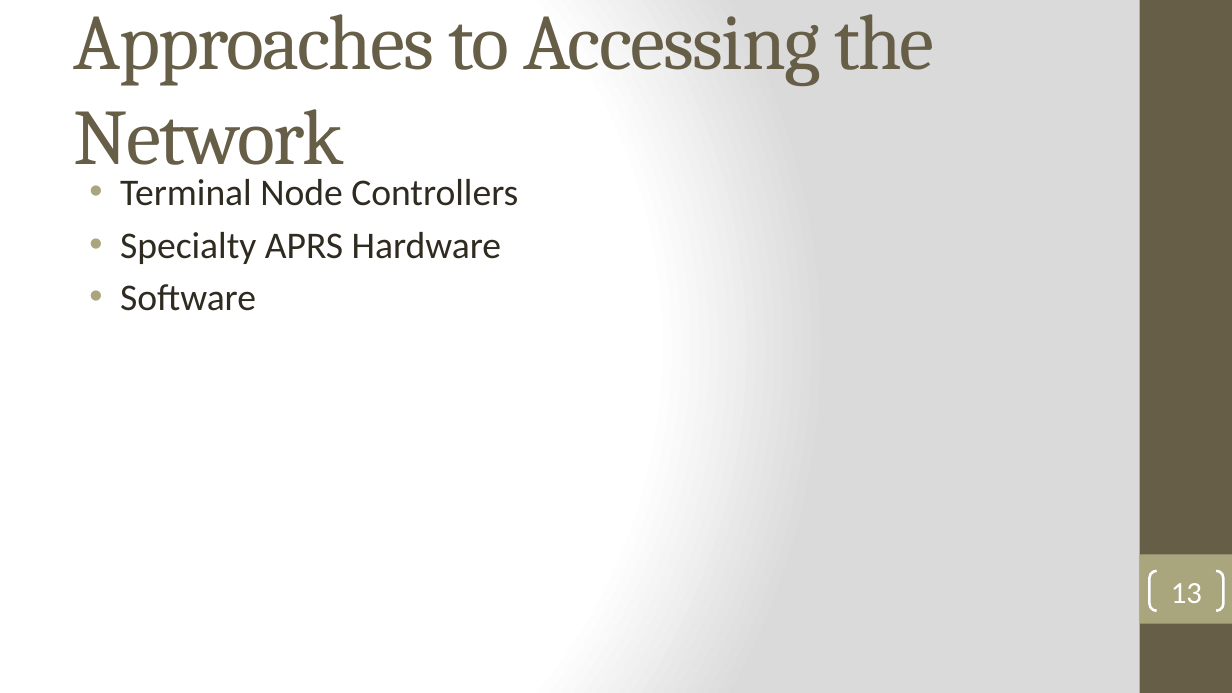
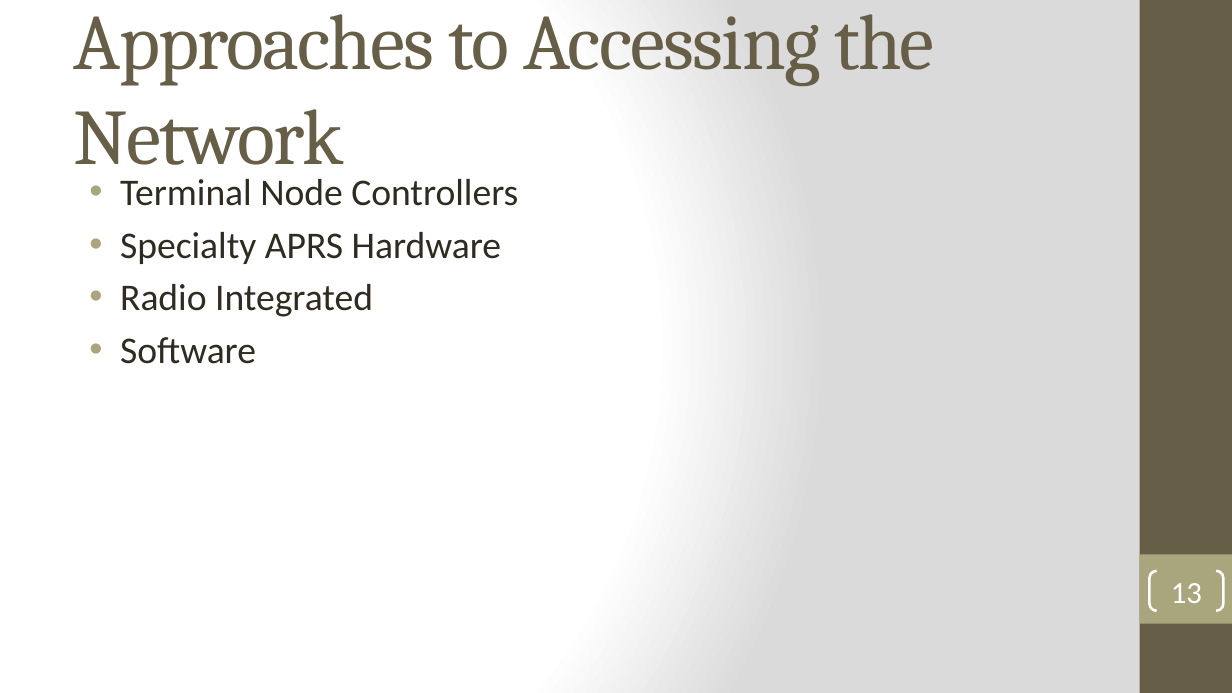
Before and after one commit to robbieford/RRXThesis, a slide deck: slide 13 of Thesis Defense.pptx. Drawn at 1232x693 pixels with LibreOffice and Linux fonts; fonts in the diff are those of the drawing. Boxes give left, top, right and bottom in pixels: in the first picture for what was removed or moved away, otherwise in the second. Text is boxed around its words. In the diff, an @@ line names an element or a change of style, - is before the commit and + after.

```diff
--- a/Thesis Defense.pptx
+++ b/Thesis Defense.pptx
@@ text at [120,284,373,317]: paragraph added @@
+• Radio Integrated
```
Also in this commit, not shown: 11 other slides changed, 1 slide added, 2 slides removed, 2 other files.
